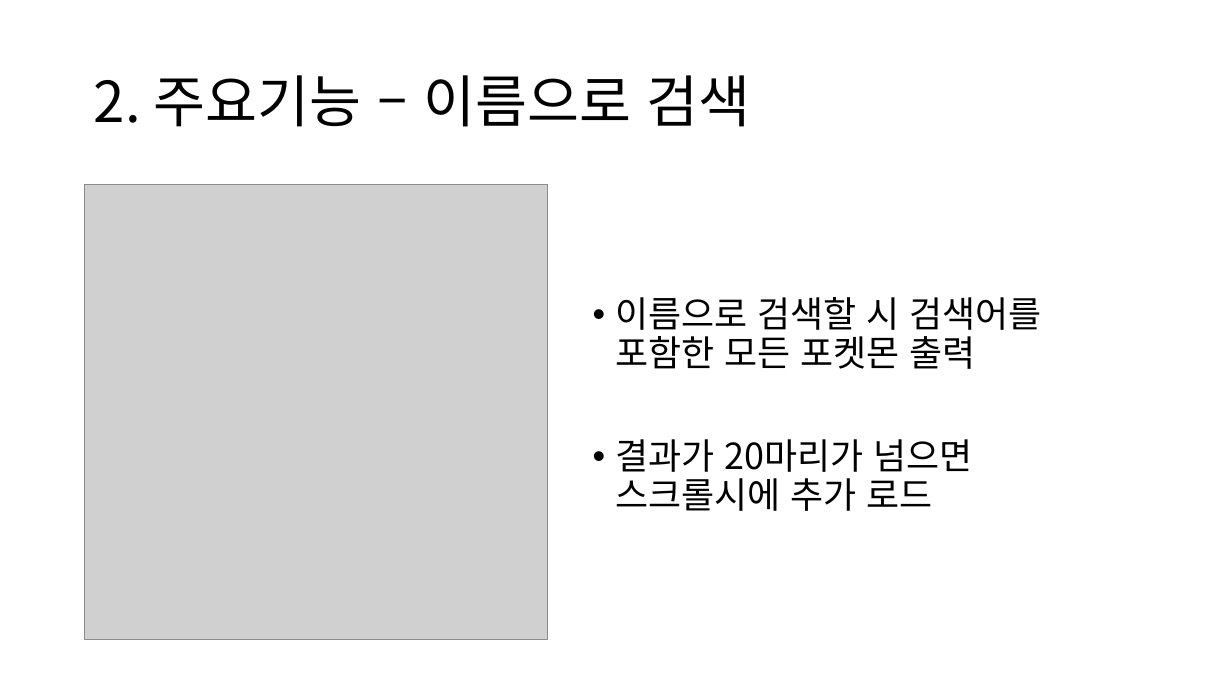
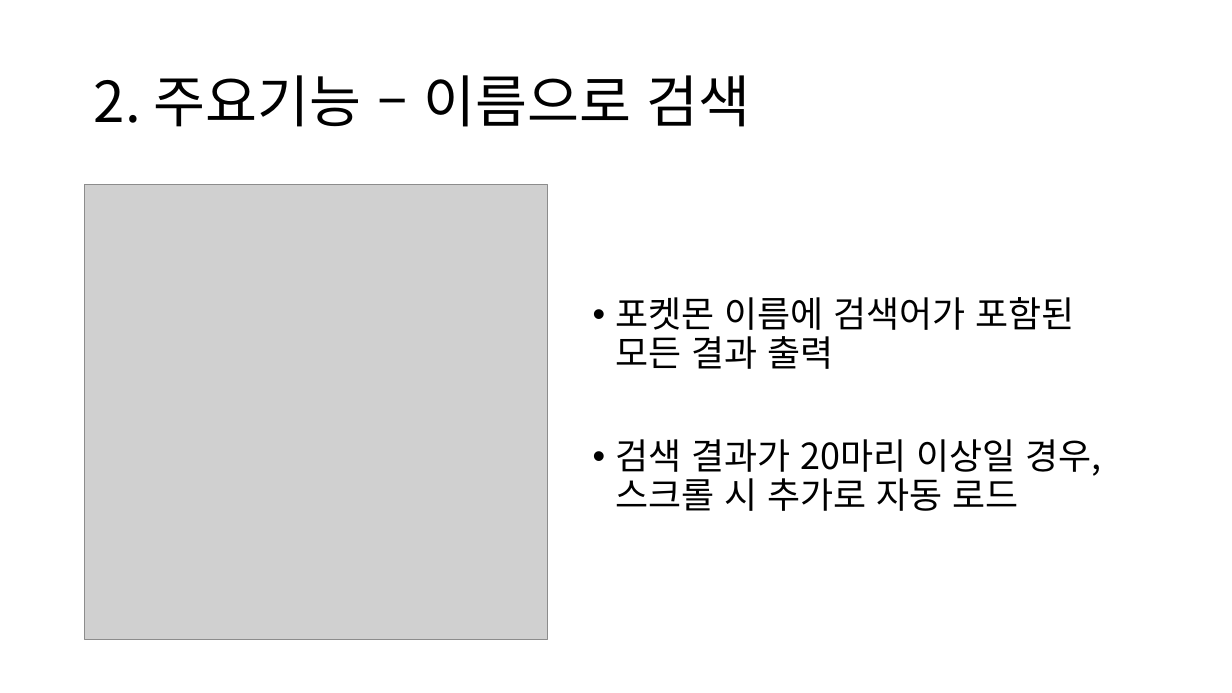
Before and after one commit to lhj4369/Pokemon-Wiki, a slide deck: slide 13 of 발표자료.pptx. Drawn at 1232x693 pixels with LibreOffice and Linux fonts; fonts in the diff are those of the drawing; grey boxes stand for pictures. Boxes give left, top, right and bottom in pixels: in the first picture for what was removed or moved away, otherwise in the second. Text is boxed around its words. In the diff, an @@ line names an element or a change of style, - is before the commit and + after.

```diff
--- a/발표자료.pptx
+++ b/발표자료.pptx
@@ text at (616,297,1102,511): text changed @@
-• 이름으로 검색할 시 검색어를 포함한 모든 포켓몬 출력
-• 결과가 20마리가 넘으면 스크롤시에 추가 로드
+• 포켓몬 이름에 검색어가 포함된 모든 결과 출력
+• 검색 결과가 20마리 이상일 경우, 스크롤 시 추가로 자동 로드
```
Also in this commit, not shown: 11 other slides changed.
